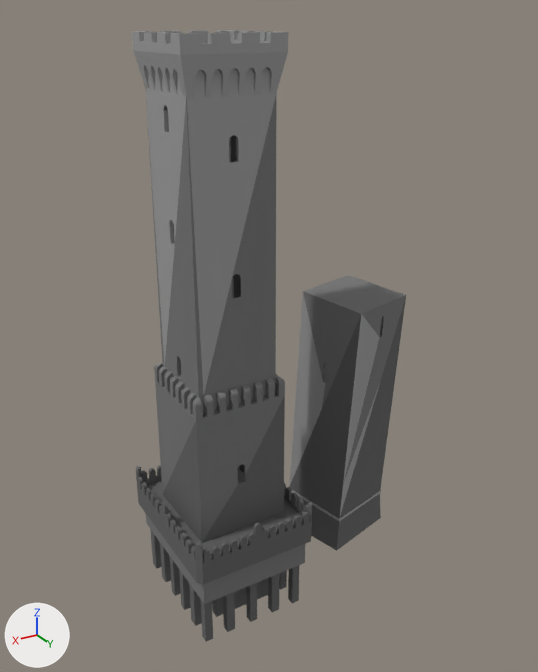
An edit to the OBJ model src/assets/models/towers/TorriMedie.obj, drawn before and after from the same camera.
Before and after are seen from a 50 mm lens placed at (9.05, 12.29, 13.45), pointed at (0.8, -1.46, 6.57). The lights are fixed; the arrows at lower left show +X, +Y and +Z. Where no turn or scale is listed for an object, it has been applied to the vertices. Vertices at the same position are counted once.

The first picture shows 'TorriMedie'.
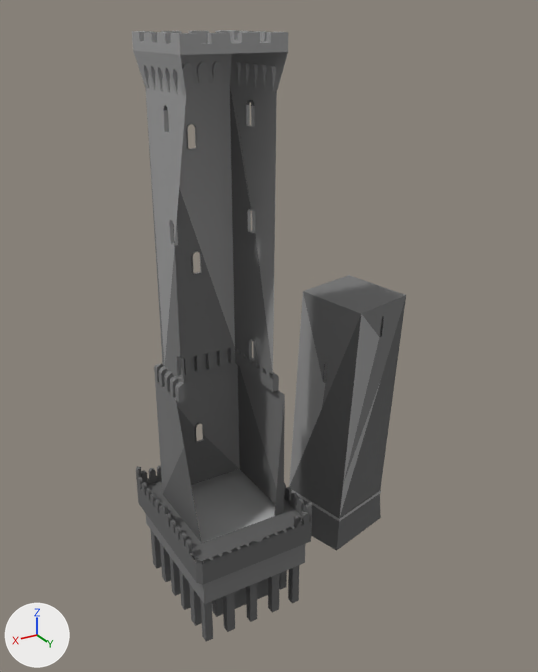
Boxes (x1, y1, x2, y2) around the edits, measured in the pictures (538 x 672 px):
```json
{"part": 1, "of": "me_torrimedie", "change": "deleted", "before": [175, 52, 301, 564]}
```

The change, as JSON lines over the scene's bpy script:
```json
{"block": "me_torrimedie", "where": "# used by ob_torrimedie; location = (0.0, 0.0, 0.0)"}
{"op": "remove", "block": "me_torrimedie", "code": "me_torrimedie.from_pydata(...)  # 6441 vertices, 11826 faces; spans x -2.89..3.8, y -3.18..0.6, z 0.15..13.17"}
{"op": "add", "block": "me_torrimedie", "code": "me_torrimedie.from_pydata(...)  # 5239 vertices, 9372 faces; spans x -2.89..3.8, y -3.18..0.6, z 0.15..13.17"}
{"block": "me_torrimedie", "change": "me_torrimedie part 1: 1202 vertices removed from x 1.17..3.8, y -0.87..0.6, z 2.86..12.68"}
```
